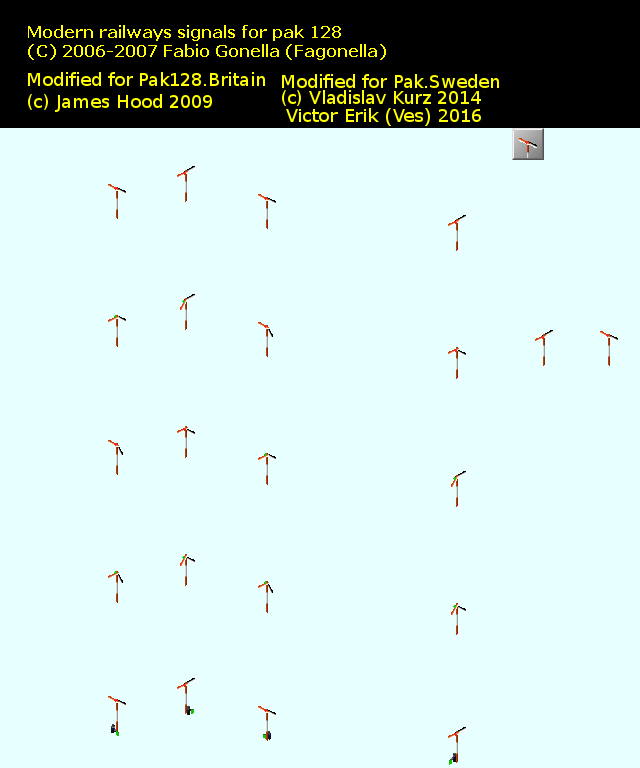
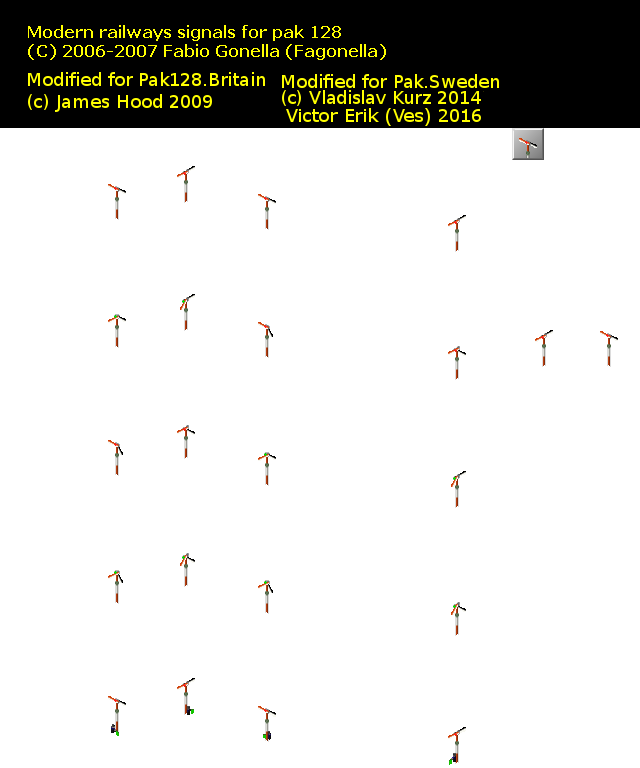
Layer changes from the first 640px x 768px image to the second:
added layer "Lamphus" above "Vingar" over [114, 140, 612, 735]
added layer "Linor" above "Vev" over [115, 155, 611, 764]
added layer "Vev" above "Skuggor" over [115, 151, 611, 746]
painted on "Mast" over [116, 141, 610, 733]
added layer "Icon" above "Bakgrund" over [526, 140, 531, 158]
hid "Bakgrund" over [0, 128, 640, 768]
